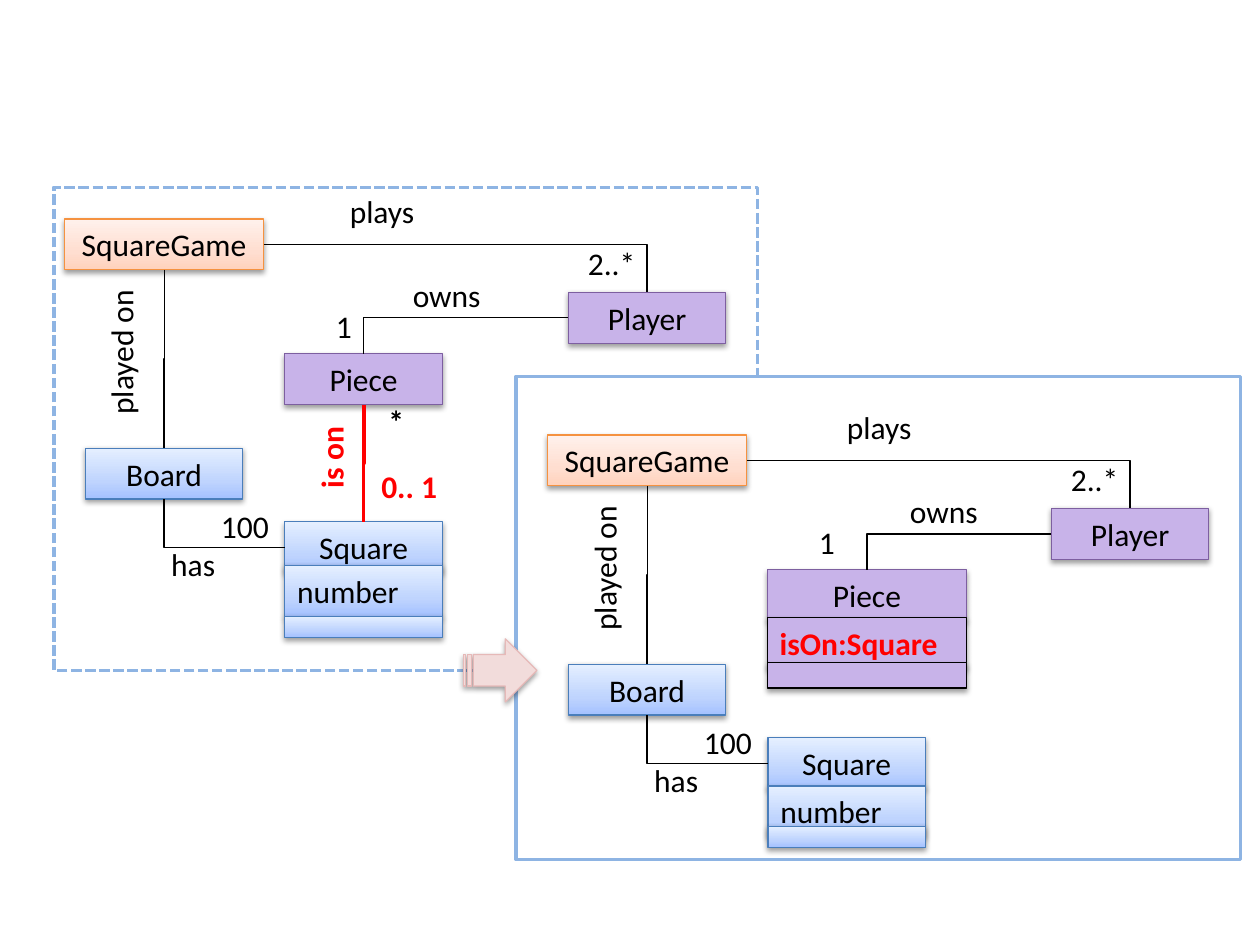
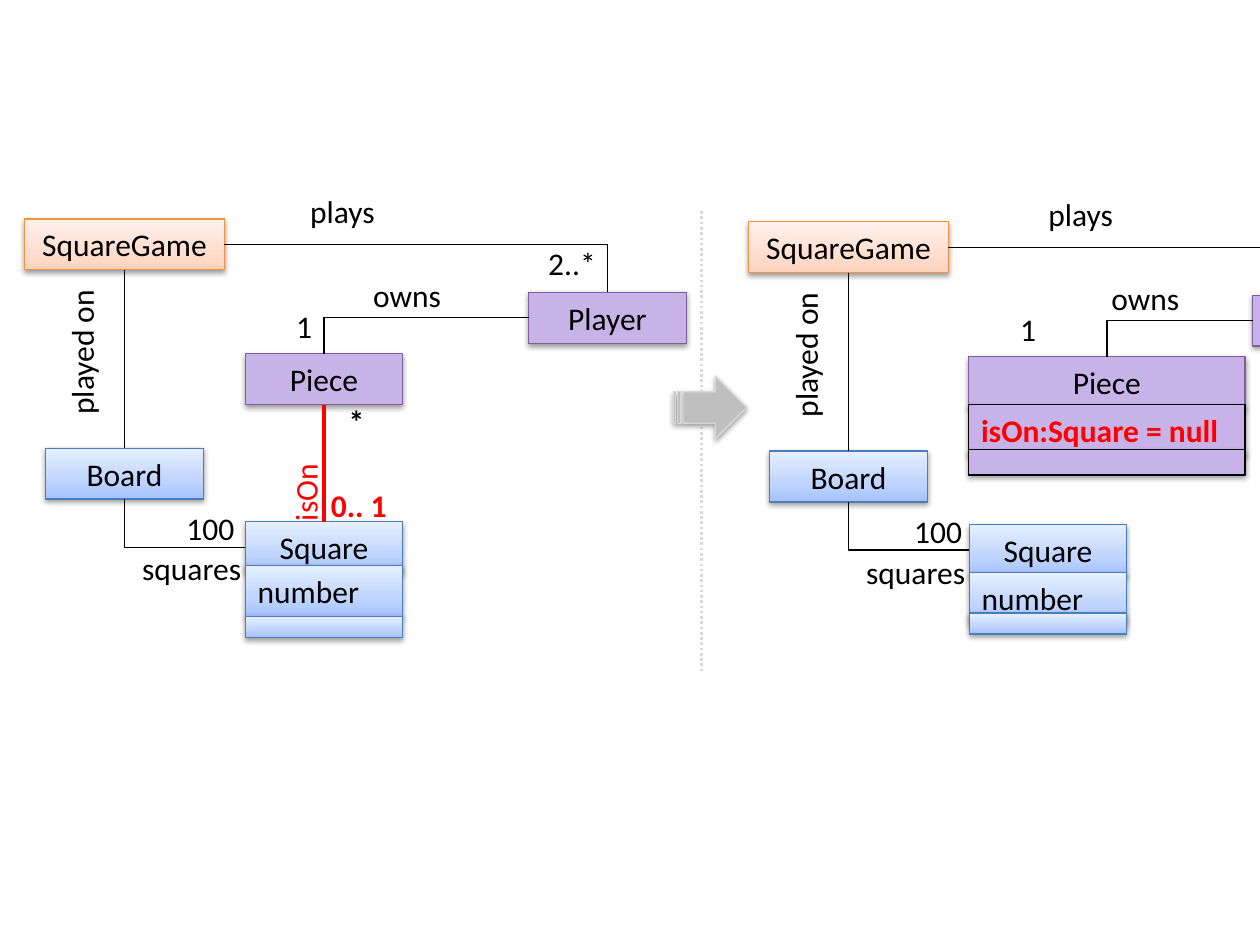
Before and after one commit to se-edu/se-book, a slide deck: slide 1 of diagrams/uml/classDiagrams/associationsAsAttributes/squareMultiplicity.pptx. Drawn at 1260x945 pixels with LibreOffice and Linux fonts; fonts in the diff are those of the drawing. Boxes give left, top, right and bottom in pixels: in the first picture for what was removed or moved away, otherwise in the second. Text is boxed around its words. In the diff, an @@ line names an element or a change of style, - is before the commit and + after.

```diff
--- a/diagrams/uml/classDiagrams/associationsAsAttributes/squareMultiplicity.pptx
+++ b/diagrams/uml/classDiagrams/associationsAsAttributes/squareMultiplicity.pptx
@@ rectangle removed at (x1=54, y1=188, x2=757, y2=670) @@
@@ line added from (702, 212) to (702, 670), #D9D9D9 1.5 pt dashed @@
@@ elbow line moved from (747, 460) - (1130, 509) to (949, 247) - (1260, 295) @@
@@ elbow line moved from (867, 570) - (1051, 534) to (1108, 357) - (1252, 321) @@
@@ rectangle "Piece" resized from (x1=767, y1=570, x2=966, y2=620) to (x1=969, y1=357, x2=1245, y2=407) @@
@@ rectangle removed at (x1=515, y1=377, x2=1240, y2=859) @@
@@ striped right arrow moved from (x1=464, y1=639, x2=537, y2=702) to (x1=673, y1=375, x2=746, y2=438) @@
@@ striped right arrow at (x1=673, y1=375, x2=746, y2=438): fill #F2DCDB to #BFBFBF; outline #E6B9B8 0.75 pt to #D9D9D9 0.75 pt @@
@@ 7 rectangles, 6 texts, 5 elbow lines moved together from (x1=64, y1=201, x2=726, y2=638) to (x1=25, y1=201, x2=687, y2=638) @@
@@ rectangle "isOn:Square = null" resized from (x1=767, y1=617, x2=966, y2=668) to (x1=969, y1=404, x2=1245, y2=455) @@
@@ text in rectangle at (x1=981, y1=420, x2=1218, y2=450): text changed @@
-isOn:Square
+isOn:Square = null
@@ text at (x1=288, y1=469, x2=326, y2=520): text changed; bold off @@
-is on
+isOn
@@ rectangle resized from (x1=767, y1=663, x2=966, y2=688) to (x1=969, y1=450, x2=1245, y2=475) @@
@@ text "100" moved from (x1=221, y1=517, x2=698, y2=793) to (x1=186, y1=519, x2=234, y2=541) @@
@@ text "0.. 1" rewrapped from (x1=381, y1=477, x2=437, y2=499) to (x1=331, y1=496, x2=387, y2=522) @@
@@ 6 rectangles, 5 texts, 2 elbow lines moved together from (x1=547, y1=417, x2=1208, y2=848) to (x1=748, y1=204, x2=1260, y2=635) @@
@@ text at (x1=914, y1=522, x2=962, y2=551): paragraph removed @@
-has
@@ text "100" moved from (x1=704, y1=733, x2=752, y2=755) to (x1=914, y1=522, x2=962, y2=551) @@
@@ text added at (x1=142, y1=564, x2=241, y2=585), 18 pt, text #000000 @@
+squares
@@ text added at (x1=866, y1=568, x2=965, y2=589), 18 pt, text #000000 @@
+squares
@@ text at (x1=654, y1=770, x2=698, y2=793): paragraph removed @@
-has
```
Also in this commit, not shown: 35 other files.
